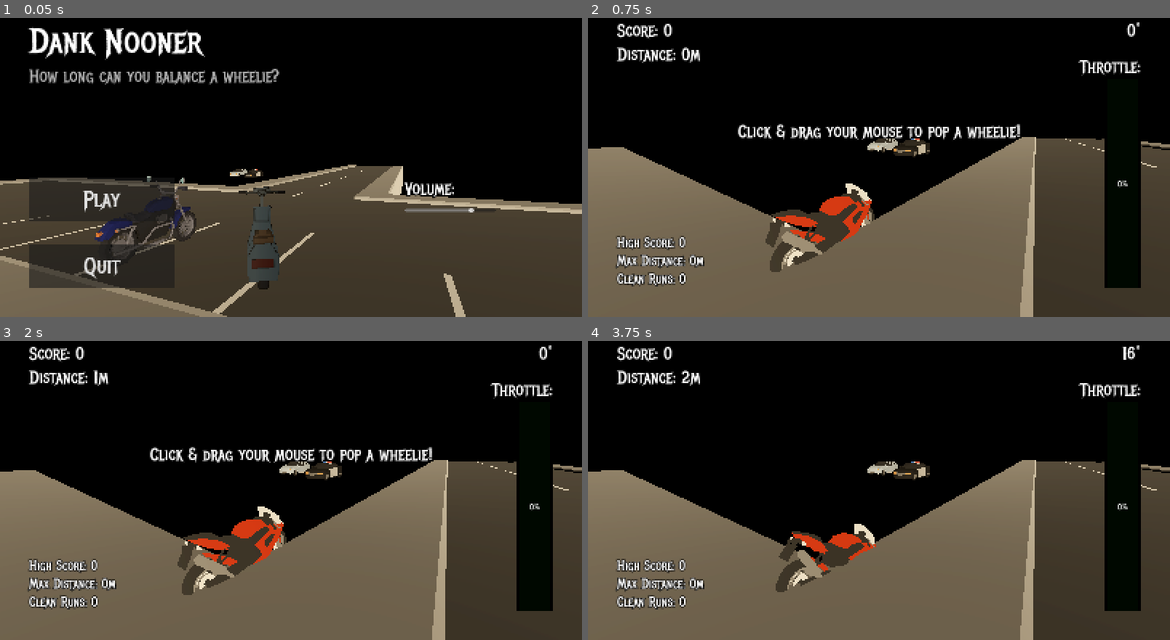
Above: before the commit, frames 1-4 (two rows, left to right).
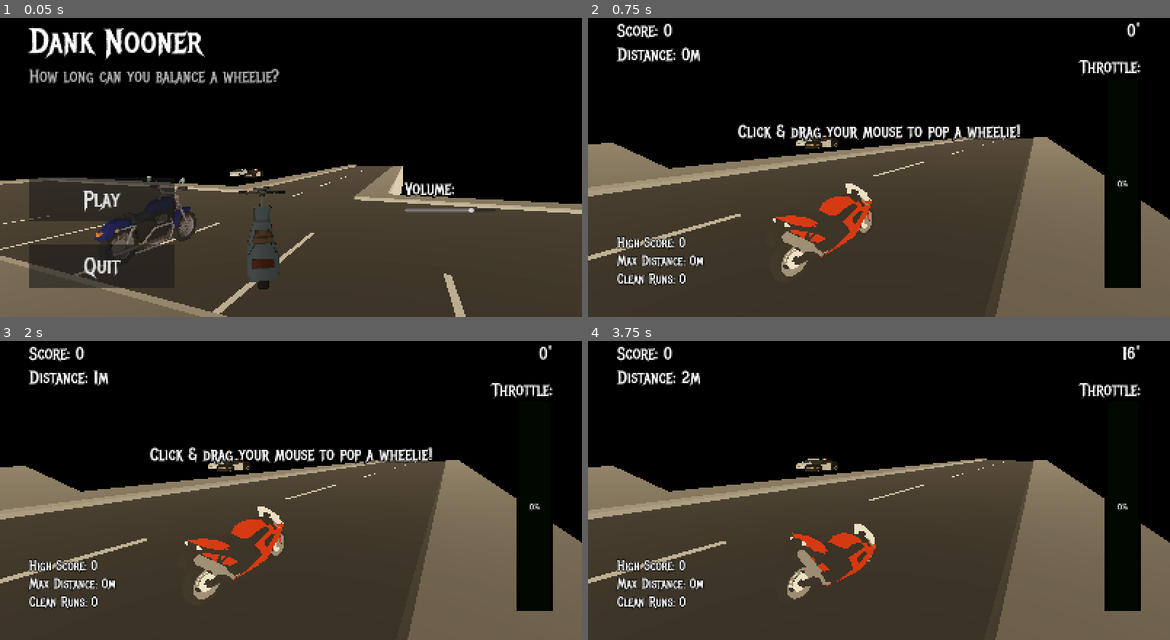
Above: after the commit, the same moments.

Repository: ssebs/DankNooner
Game: Godot game, scene res://scenes/main_game.tscn
The game is run twice, just before and just after one commit, with the same random seed, the same clock (stepped at 60 frames per second) and the same inputs.
Inputs (mouse positions are in pixels of both pictures, inside the frame that each line leads up to):
- Up to frame 1 (0.05 s): no input
- Up to frame 2 (0.75 s): click "Play" at 0.5 s
- Up to frame 3 (2 s): tap Enter at 1.25 s; move the mouse to (320, 475) at 1.27 s; hold W (lean_forward) from 1.28 s (still down); click (320, 475) at 1.42 s
- Up to frame 4 (3.75 s): keep holding W (lean_forward); move the mouse to (849, 478) at 2.02 s; move the mouse to (890, 469) at 2.77 s; tap Space (brake) at 3.5 s; move the mouse to (873, 481) at 3.52 s; click (873, 481) at 3.67 s

Frame 1 is identical in both runs. In frame 2, 47% of the frame differs, in the area x 0-100%, y 39-100%; in frame 3, 47%; in frame 4, 48%.

Commit message:
moving ground

Diff:
--- a/scenes/main_game.tscn
+++ b/scenes/main_game.tscn
@@ -119,6 +119,9 @@
 [node name="Police Car" parent="." instance=ExtResource("5_sp04v")]
 transform = Transform3D(1, 0, 0, 0, 1, 0, 0, 0, 1, -4.92564, 0.0662612, -12.2237)
 
+[node name="TreadmillRoad" parent="." instance=ExtResource("15_sp04v")]
+transform = Transform3D(1, 0, 0, 0, 1, 0, 0, 0, 1, 0, 0, -20)
+
 [node name="Roads" type="Node3D" parent="."]
 
 [node name="ParkingLot" type="Node3D" parent="Roads"]
@@ -169,6 +172,7 @@
 transform = Transform3D(1, 0, 0, 0, 1, 0, 0, 0, 1, 15, 0, 15)
 
 [node name="SpawnPos" type="Marker3D" parent="."]
+transform = Transform3D(1, 0, 0, 0, 1, 0, 0, 0, 1, 10.3734, 0, 0)
 
 [node name="MenuStuff" type="Node3D" parent="."]
 unique_name_in_owner = true
@@ -197,5 +201,3 @@
 
 [node name="CollisionShape3D" type="CollisionShape3D" parent="Ground"]
 shape = SubResource("WorldBoundaryShape3D_8xp80")
-
-[node name="TreadmillRoad" parent="." instance=ExtResource("15_sp04v")]
--- a/scenes/motorcycle.gd
+++ b/scenes/motorcycle.gd
@@ -9,7 +9,6 @@
 var gravity = 50
 var disable_input = false
 var has_started = false
-var speed = 1
 
 func _ready():
     Input.mouse_mode = Input.MOUSE_MODE_CAPTURED
@@ -58,6 +57,8 @@
 
 func _physics_process(delta):
     if disable_input:
+        if SignalBus.speed > 0:
+            SignalBus.speed -= 5
         return
 
 
@@ -73,8 +74,8 @@
     input_info = handle_user_input(input_info)
 
     # print("throttle_input:", SignalBus.throttle_input)
-    # print("speed:", speed)
-    speed = clampf(speed * SignalBus.throttle_input, 1, 100)
+    # print("SignalBus.speed:", SignalBus.speed)
+    SignalBus.speed = clampf(SignalBus.speed * SignalBus.throttle_input, 1, 180)
 
     # lower the bike down if you're doing a wheelie
     if current_x_angle_deg > 0 && current_x_angle_deg <= 90:
@@ -105,7 +106,7 @@
     rotate_point.rotate_x(deg_to_rad(input_info['input_angle']) * 3 * delta)
     SignalBus.angle_deg = rotate_point.global_rotation_degrees.x
     if has_started:
-        SignalBus.distance += delta * speed
+        SignalBus.distance += delta * SignalBus.speed
         SignalBus.score += roundi((SignalBus.distance * SignalBus.angle_deg) / 100)
 
 func finish_up(anim_name: String, has_crashed: bool):
--- a/scenes/motorcycle.tscn
+++ b/scenes/motorcycle.tscn
@@ -95,6 +95,46 @@
 "transitions": PackedFloat32Array(1, 1, 1, 1),
 "update": 0,
 "values": [Vector3(1.58825, 0, 0), Vector3(0.775467, 2.46378, 3.14159), Vector3(0.260054, 2.85536, 3.14159), Vector3(-0.0667542, 1.01473, -1.82239)]
+}
+
+[sub_resource type="Animation" id="Animation_8lv88"]
+resource_name = "stoppie"
+length = 2.0
+tracks/0/type = "value"
+tracks/0/imported = false
+tracks/0/enabled = true
+tracks/0/path = NodePath("RotatePoint:rotation")
+tracks/0/interp = 1
+tracks/0/loop_wrap = true
+tracks/0/keys = {
+"times": PackedFloat32Array(0, 0.2, 0.6, 0.833333, 1.1, 1.56667, 1.86752, 2),
+"transitions": PackedFloat32Array(1, 0.933033, 1, 1, 1, 1, 1, 1),
+"update": 0,
+"values": [Vector3(0, 0, 0), Vector3(-0.868703, 0, 0), Vector3(-1.36834, 0, 0), Vector3(-1.0472, 0, 0), Vector3(-1.309, 0, 0), Vector3(-0.872665, 0, 0), Vector3(-0.171042, 0, 0), Vector3(0, 0, 0)]
+}
+tracks/1/type = "value"
+tracks/1/imported = false
+tracks/1/enabled = true
+tracks/1/path = NodePath("RotatePoint:position")
+tracks/1/interp = 1
+tracks/1/loop_wrap = true
+tracks/1/keys = {
+"times": PackedFloat32Array(0),
+"transitions": PackedFloat32Array(1),
+"update": 0,
+"values": [Vector3(0, 0, -0.702)]
+}
+tracks/2/type = "value"
+tracks/2/imported = false
+tracks/2/enabled = true
+tracks/2/path = NodePath("RotatePoint/SportBike01:position")
+tracks/2/interp = 1
+tracks/2/loop_wrap = true
+tracks/2/keys = {
+"times": PackedFloat32Array(0),
+"transitions": PackedFloat32Array(1),
+"update": 0,
+"values": [Vector3(0, 0, 0.702)]
 }
 
 [sub_resource type="Animation" id="Animation_804uw"]
@@ -201,46 +241,6 @@
 "values": [Vector3(0, 0, 0), Vector3(0, 0, -0.436332), Vector3(0, 0, 0)]
 }
 
-[sub_resource type="Animation" id="Animation_8lv88"]
-resource_name = "stoppie"
-length = 2.0
-tracks/0/type = "value"
-tracks/0/imported = false
-tracks/0/enabled = true
-tracks/0/path = NodePath("RotatePoint:rotation")
-tracks/0/interp = 1
-tracks/0/loop_wrap = true
-tracks/0/keys = {
-"times": PackedFloat32Array(0, 0.2, 0.6, 0.833333, 1.1, 1.56667, 1.86752, 2),
-"transitions": PackedFloat32Array(1, 0.933033, 1, 1, 1, 1, 1, 1),
-"update": 0,
-"values": [Vector3(0, 0, 0), Vector3(-0.868703, 0, 0), Vector3(-1.36834, 0, 0), Vector3(-1.0472, 0, 0), Vector3(-1.309, 0, 0), Vector3(-0.872665, 0, 0), Vector3(-0.171042, 0, 0), Vector3(0, 0, 0)]
-}
-tracks/1/type = "value"
-tracks/1/imported = false
-tracks/1/enabled = true
-tracks/1/path = NodePath("RotatePoint:position")
-tracks/1/interp = 1
-tracks/1/loop_wrap = true
-tracks/1/keys = {
-"times": PackedFloat32Array(0),
-"transitions": PackedFloat32Array(1),
-"update": 0,
-"values": [Vector3(0, 0, -0.702)]
-}
-tracks/2/type = "value"
-tracks/2/imported = false
-tracks/2/enabled = true
-tracks/2/path = NodePath("RotatePoint/SportBike01:position")
-tracks/2/interp = 1
-tracks/2/loop_wrap = true
-tracks/2/keys = {
-"times": PackedFloat32Array(0),
-"transitions": PackedFloat32Array(1),
-"update": 0,
-"values": [Vector3(0, 0, 0.702)]
-}
-
 [sub_resource type="AnimationLibrary" id="AnimationLibrary_804uw"]
 _data = {
 &"RESET": SubResource("Animation_41a0n"),
--- a/scenes/treadmill_road.gd
+++ b/scenes/treadmill_road.gd
@@ -9,14 +9,27 @@
 @export var road_spawn_count = 6
 @export var road_piece: PackedScene = preload("res://assets/LowPolyRoadPack/Models/Road Straight 2.dae")
 
+@onready var road_spawn: Marker3D = %RoadSpawn
+
+var offset = 10
 var road_pieces: Array[Node3D]
 
 func _ready():
     spawn_roads(road_spawn_count)
 
 func spawn_roads(count: int):
+    if road_spawn == null:
+        return
     for i in range(count):
         var piece = road_piece.instantiate() as Node3D
-        add_child(piece)
-        piece.global_position.z -= i * 10
+        road_spawn.add_child(piece)
         road_pieces.append(piece)
+        piece.global_position.z -= i * offset
+
+func _physics_process(delta):
+    if road_spawn == null:
+        return
+    if road_spawn.position.z > len(road_pieces) * offset:
+        road_spawn.position.z = 0
+
+    road_spawn.position.z += lerpf(0,delta * (SignalBus.speed / 5), 0.5)
--- a/scenes/treadmill_road.tscn
+++ b/scenes/treadmill_road.tscn
@@ -6,6 +6,10 @@
 
 [node name="TreadmillRoad" type="Node3D"]
 script = ExtResource("1_75pc8")
+
+[node name="RoadSpawn" type="Marker3D" parent="."]
+unique_name_in_owner = true
+transform = Transform3D(1, 0, 0, 0, 1, 0, 0, 0, 1, 0, 0, 20.0833)
 
 [node name="Car01" parent="." instance=ExtResource("2_afk70")]
 visible = false
--- a/scripts/signal_bus.gd
+++ b/scripts/signal_bus.gd
@@ -18,6 +18,12 @@
         score_updated.emit(val)
 signal score_updated(score: int)
 
+var speed: float = 1:
+    set(val):
+        speed = val
+        speed_updated.emit(val)
+signal speed_updated(speed: float)
+
 var distance: float:
     set(val):
         distance = val
